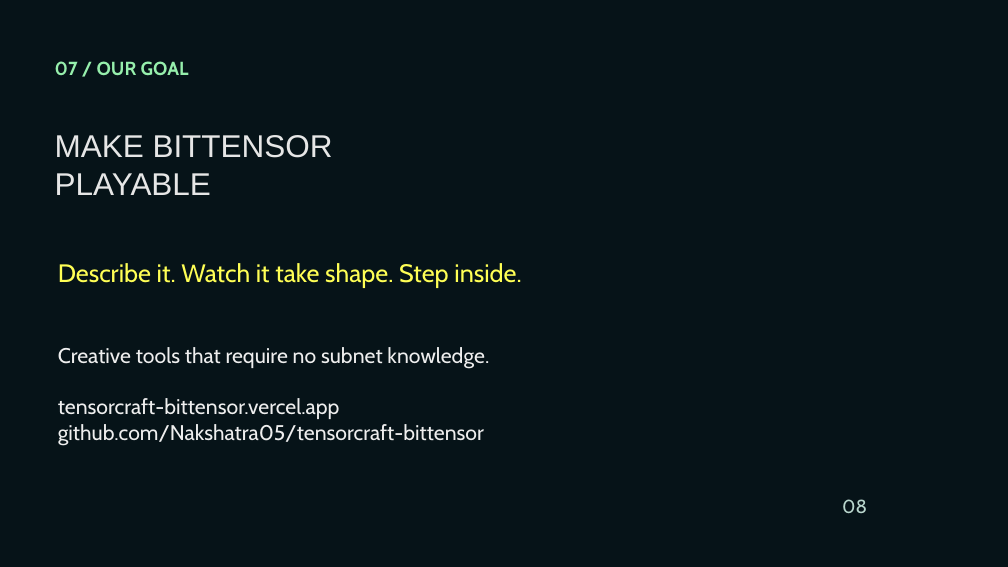
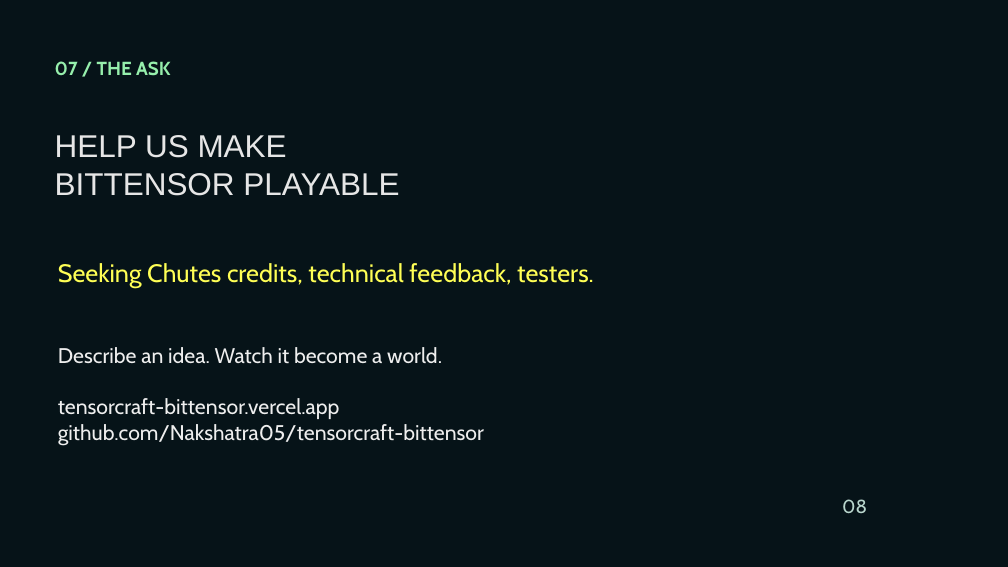
Before and after one commit to Nakshatra05/tensorcraft-bittensor, a slide deck: slide 8 of presentation/TensorCraft-Bittensor-Pitch.pptx. Drawn at 1008x567 pixels with LibreOffice and Linux fonts; fonts in the diff are those of the drawing; background and template pictures are left out. Boxes give left, top, right and bottom in pixels: in the first picture for what was removed or moved away, otherwise in the second. Text is boxed around its words. In the diff, an @@ line names an element or a change of style, - is before the commit and + after.

Commit message:
Tailor Minecraft pitch for Bittensor judges

```diff
--- a/presentation/TensorCraft-Bittensor-Pitch.pptx
+++ b/presentation/TensorCraft-Bittensor-Pitch.pptx
@@ text at bbox=[55, 61, 170, 76]: text changed @@
-07 / OUR GOAL
+07 / THE ASK
@@ text at bbox=[55, 135, 399, 196]: text changed @@
-MAKE BITTENSOR
-PLAYABLE
+HELP US MAKE
+BITTENSOR PLAYABLE
@@ text at bbox=[58, 263, 594, 288]: text changed @@
-Describe it. Watch it take shape. Step inside.
+Seeking Chutes credits, technical feedback, testers.
@@ text at bbox=[58, 347, 442, 364]: text changed @@
-Creative tools that require no subnet knowledge.
+Describe an idea. Watch it become a world.
```
Also in this commit, not shown: 5 other slides changed, 2 slides added, 2 slides removed.
